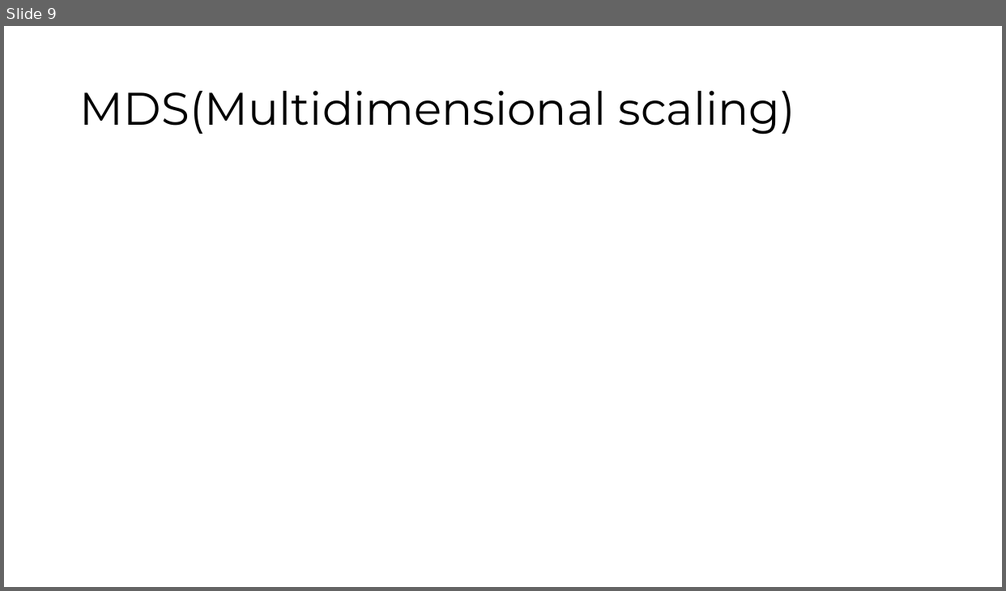
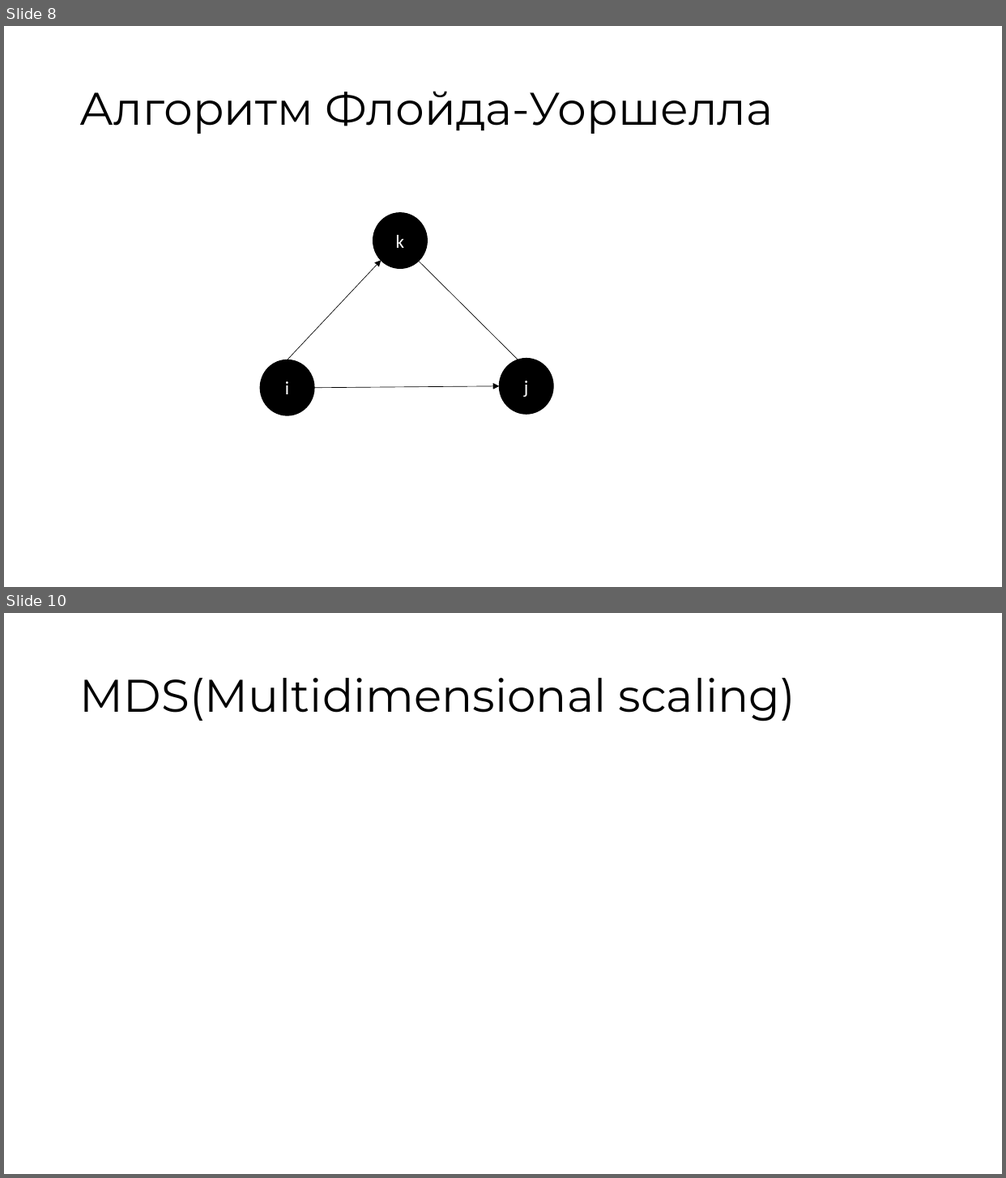
Before and after one commit to Zorinal/data-reduction, a slide deck: Методы редукции данных.pptx. Shown one above the other, each under a label of ours: slide 9 before the commit, slides 8 and 10 after it; the slides between them are not shown. The pictures are 1006x591 and 1006x1178 pixels, drawn with LibreOffice and Linux fonts; fonts in the diff are those of the drawing; grey boxes stand for pictures; background and template pictures are left out. Boxes give left, top, right and bottom in pixels: in the first picture for what was removed or moved away, otherwise in the second. Text is boxed around its words. In the diff, an @@ line names an element or a change of style, - is before the commit and + after.

```diff
--- a/Методы редукции данных.pptx
+++ b/Методы редукции данных.pptx
@@ slide 8 added at (x1=4, y1=26, x2=1002, y2=587), background picture (left out) @@
@@ title added at (x1=80, y1=91, x2=774, y2=134), 44 pt, text #000000 @@
+Алгоритм Флойда-Уоршелла
@@ ellipse added at (x1=373, y1=213, x2=427, y2=268), fill #000000, outline #000000 1 pt, 18 pt, text #FFFFFF @@
+k
@@ arrow added from (287, 360) to (381, 260), #000000 0.5 pt @@
@@ arrow added from (411, 254) to (526, 368), #000000 0.5 pt @@
@@ ellipse added at (x1=260, y1=360, x2=314, y2=416), fill #000000, outline #000000 1 pt, 18 pt, text #FFFFFF @@
+i
@@ ellipse added at (x1=500, y1=358, x2=553, y2=414), fill #000000, outline #000000 1 pt, 18 pt, text #FFFFFF @@
+j
@@ arrow added from (314, 388) to (500, 386), #000000 0.5 pt @@
@@ what was slide 9 is now slide 10 @@
```
Also in this commit, not shown: 1 slide changed, 2 other slides added, 2 slides removed.
